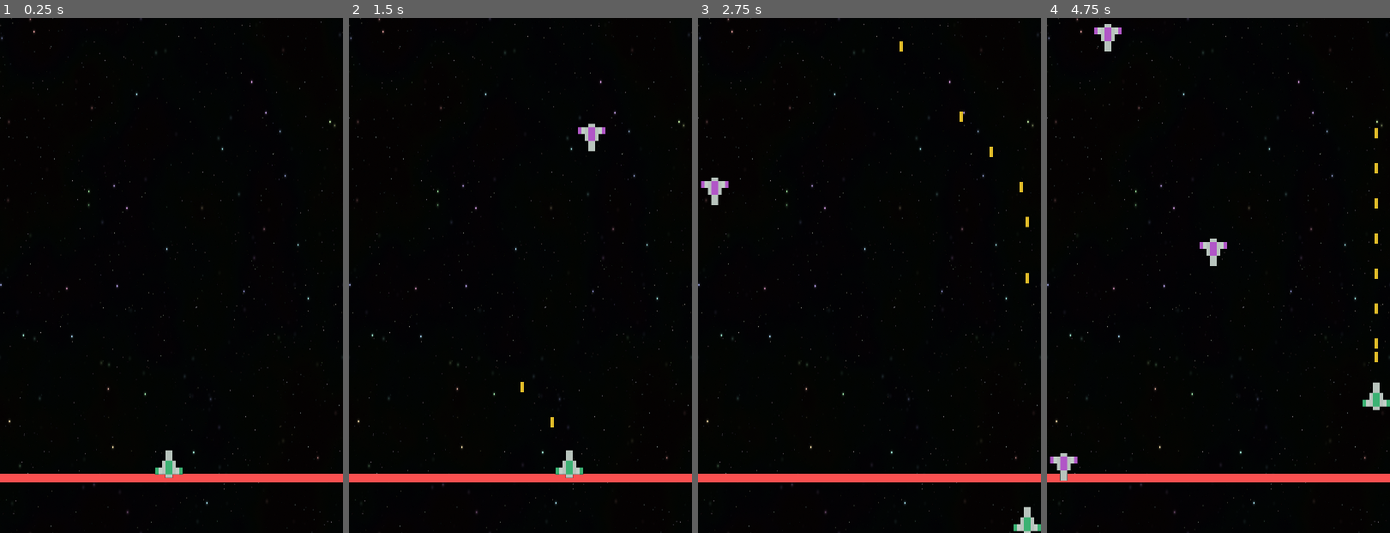
Above: before the commit, frames 1-4 (left to right).
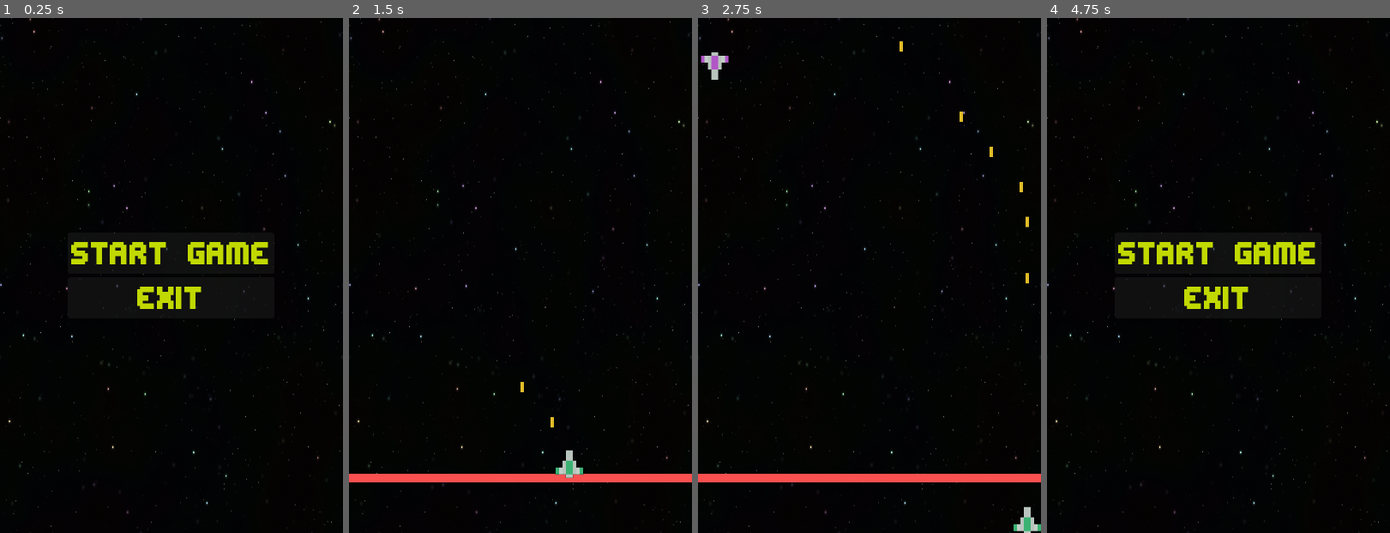
Above: after the commit, the same moments.

Repository: smuhammadkahaf/SpaceShooter
Game: Godot game, scene res://Scenes/main_menu.tscn
The game is run twice, just before and just after one commit, with the same random seed, the same clock (stepped at 60 frames per second) and the same inputs. Before the commit the project starts from res://Main.tscn.
Inputs (mouse positions are in pixels of both pictures, inside the frame that each line leads up to):
- Up to frame 1 (0.25 s): no input
- Up to frame 2 (1.5 s): click (520, 254) at 0.5 s, where only the run after the commit has a clickable "Start Game"; hold Right (right) from 1.28 s (still down); hold Space (shootFront) from 1.28 s (still down)
- Up to frame 3 (2.75 s): release Right (right) at 2.03 s; release Space (shootFront) at 2.03 s; hold Down (down) from 2.03 s (still down); tap Space (shootFront) at 2.1 s
- Up to frame 4 (4.75 s): release Down (down) at 2.78 s; hold Right (right) 2.78-3.53 s; hold Space (shootFront) 2.78-3.53 s; hold Up (up) 3.53-4.28 s; tap Space (shootFront) at 3.6 s; hold Left (left) from 4.28 s (still down); hold Space (shootFront) from 4.28 s (still down)

The runs differ from the first frame. In frame 1, 3.9% of the frame differs, in the area x 0-100%, y 41-91%; in frame 2, 0.2%; in frame 3, 0.5%; in frame 4, 4.7%, in the area x 0-100%, y 1-91%.

Commit message:
added menu

Diff:
--- a/Entities/Enemy/enemy.gd
+++ b/Entities/Enemy/enemy.gd
@@ -12,4 +12,4 @@
 
 func _baseEntry(body:Node):
 	if body.name == "base" or body.name == "playerShip":
-		get_tree().paused=true;
+		get_tree().change_scene_to_file("res://Scenes/main_menu.tscn");
--- a/Main.tscn
+++ /dev/null
@@ -1,40 +0,0 @@
-[gd_scene load_steps=7 format=3 uid="uid://d4ln7v144dpy6"]
-
-[ext_resource type="Texture2D" uid="uid://b4w4ny56ssrxh" path="res://Assets/background.png" id="1_glv2v"]
-[ext_resource type="Texture2D" uid="uid://b8edks3s6v0b8" path="res://Assets/horizontal_bar_red.png" id="2_r0du0"]
-[ext_resource type="PackedScene" uid="uid://cyhhamvmso2r5" path="res://Entities/Player/player.tscn" id="2_uu6xs"]
-[ext_resource type="PackedScene" uid="uid://oo11kg4tdvld" path="res://Entities/EnemySpawner/enemy_spawner.tscn" id="4_cm0pq"]
-[ext_resource type="Script" uid="uid://dqhi4ic1hp0iv" path="res://Entities/EnemySpawner/enemy_spawner.gd" id="5_fos0i"]
-
-[sub_resource type="SegmentShape2D" id="SegmentShape2D_fos0i"]
-a = Vector2(400, 9)
-b = Vector2(-1, 9)
-
-[node name="Main" type="Node2D"]
-
-[node name="Background" type="Sprite2D" parent="."]
-position = Vector2(200, 300)
-scale = Vector2(0.390625, 0.585938)
-texture = ExtResource("1_glv2v")
-metadata/_edit_lock_ = true
-
-[node name="HorizontalBarRed" type="Sprite2D" parent="."]
-position = Vector2(199.5, 536)
-scale = Vector2(3.08462, 1)
-texture = ExtResource("2_r0du0")
-
-[node name="Player" parent="." instance=ExtResource("2_uu6xs")]
-position = Vector2(197, 518)
-
-[node name="Bullets" type="Node" parent="."]
-
-[node name="enemy" type="Node" parent="."]
-
-[node name="enemySpawner" parent="." instance=ExtResource("4_cm0pq")]
-script = ExtResource("5_fos0i")
-
-[node name="base" type="Area2D" parent="."]
-
-[node name="CollisionShape2D" type="CollisionShape2D" parent="base"]
-position = Vector2(0, 523)
-shape = SubResource("SegmentShape2D_fos0i")
--- /dev/null
+++ b/Scenes/Main.tscn
@@ -0,0 +1,40 @@
+[gd_scene load_steps=7 format=3 uid="uid://d4ln7v144dpy6"]
+
+[ext_resource type="Texture2D" uid="uid://b4w4ny56ssrxh" path="res://Assets/background.png" id="1_pbw6q"]
+[ext_resource type="Texture2D" uid="uid://b8edks3s6v0b8" path="res://Assets/horizontal_bar_red.png" id="2_v1gob"]
+[ext_resource type="PackedScene" uid="uid://cyhhamvmso2r5" path="res://Entities/Player/player.tscn" id="3_jw32o"]
+[ext_resource type="PackedScene" uid="uid://oo11kg4tdvld" path="res://Entities/EnemySpawner/enemy_spawner.tscn" id="4_50glp"]
+[ext_resource type="Script" uid="uid://dqhi4ic1hp0iv" path="res://Entities/EnemySpawner/enemy_spawner.gd" id="5_vy5pj"]
+
+[sub_resource type="SegmentShape2D" id="SegmentShape2D_fos0i"]
+a = Vector2(400, 9)
+b = Vector2(-1, 9)
+
+[node name="Main" type="Node2D"]
+
+[node name="Background" type="Sprite2D" parent="."]
+position = Vector2(200, 300)
+scale = Vector2(0.390625, 0.585938)
+texture = ExtResource("1_pbw6q")
+metadata/_edit_lock_ = true
+
+[node name="HorizontalBarRed" type="Sprite2D" parent="."]
+position = Vector2(199.5, 536)
+scale = Vector2(3.08462, 1)
+texture = ExtResource("2_v1gob")
+
+[node name="Player" parent="." instance=ExtResource("3_jw32o")]
+position = Vector2(197, 518)
+
+[node name="Bullets" type="Node" parent="."]
+
+[node name="enemy" type="Node" parent="."]
+
+[node name="enemySpawner" parent="." instance=ExtResource("4_50glp")]
+script = ExtResource("5_vy5pj")
+
+[node name="base" type="Area2D" parent="."]
+
+[node name="CollisionShape2D" type="CollisionShape2D" parent="base"]
+position = Vector2(0, 523)
+shape = SubResource("SegmentShape2D_fos0i")
--- /dev/null
+++ b/Scenes/main_menu.gd
@@ -0,0 +1,12 @@
+extends Control
+
+func _ready():
+	pass
+
+
+func _on_start_game_pressed() :
+	get_tree().change_scene_to_file("res://Scenes/Main.tscn");
+
+
+func _on_exit_pressed():
+	get_tree().quit();
--- /dev/null
+++ b/Scenes/main_menu.tscn
@@ -0,0 +1,46 @@
+[gd_scene load_steps=4 format=3 uid="uid://qf8votey56w7"]
+
+[ext_resource type="Script" uid="uid://dxly4sjcvgt6i" path="res://Scenes/main_menu.gd" id="1_1ehe0"]
+[ext_resource type="Texture2D" uid="uid://b4w4ny56ssrxh" path="res://Assets/background.png" id="1_28flt"]
+[ext_resource type="FontFile" uid="uid://dfjaeexvs37ad" path="res://Assets/pixelArt.ttf" id="2_48xlc"]
+
+[node name="Main Menu" type="Control"]
+layout_mode = 3
+anchors_preset = 15
+anchor_right = 1.0
+anchor_bottom = 1.0
+grow_horizontal = 2
+grow_vertical = 2
+script = ExtResource("1_1ehe0")
+
+[node name="Background" type="Sprite2D" parent="."]
+position = Vector2(200, 300)
+scale = Vector2(0.390625, 0.585938)
+texture = ExtResource("1_28flt")
+
+[node name="CenterContainer" type="CenterContainer" parent="."]
+layout_mode = 0
+offset_right = 400.0
+offset_bottom = 600.0
+
+[node name="VBoxContainer" type="VBoxContainer" parent="CenterContainer"]
+layout_mode = 2
+
+[node name="Start Game" type="Button" parent="CenterContainer/VBoxContainer"]
+layout_mode = 2
+theme_override_colors/font_hover_color = Color(1, 1, 1, 1)
+theme_override_colors/font_color = Color(0.756863, 0.85098, 0, 1)
+theme_override_fonts/font = ExtResource("2_48xlc")
+theme_override_font_sizes/font_size = 45
+text = "Start Game"
+
+[node name="Exit" type="Button" parent="CenterContainer/VBoxContainer"]
+layout_mode = 2
+theme_override_colors/font_hover_color = Color(1, 1, 1, 1)
+theme_override_colors/font_color = Color(0.756863, 0.85098, 0, 1)
+theme_override_fonts/font = ExtResource("2_48xlc")
+theme_override_font_sizes/font_size = 45
+text = "Exit"
+
+[connection signal="pressed" from="CenterContainer/VBoxContainer/Start Game" to="." method="_on_start_game_pressed"]
+[connection signal="pressed" from="CenterContainer/VBoxContainer/Exit" to="." method="_on_exit_pressed"]
--- a/icon.svg
+++ /dev/null
@@ -1 +0,0 @@
-<svg xmlns="http://www.w3.org/2000/svg" width="128" height="128"><rect width="124" height="124" x="2" y="2" fill="#363d52" stroke="#212532" stroke-width="4" rx="14"/><g fill="#fff" transform="translate(12.322 12.322)scale(.101)"><path d="M105 673v33q407 354 814 0v-33z"/><path fill="#478cbf" d="m105 673 152 14q12 1 15 14l4 67 132 10 8-61q2-11 15-15h162q13 4 15 15l8 61 132-10 4-67q3-13 15-14l152-14V427q30-39 56-81-35-59-83-108-43 20-82 47-40-37-88-64 7-51 8-102-59-28-123-42-26 43-46 89-49-7-98 0-20-46-46-89-64 14-123 42 1 51 8 102-48 27-88 64-39-27-82-47-48 49-83 108 26 42 56 81zm0 33v39c0 276 813 276 814 0v-39l-134 12-5 69q-2 10-14 13l-162 11q-12 0-16-11l-10-65H446l-10 65q-4 11-16 11l-162-11q-12-3-14-13l-5-69z"/><path d="M483 600c0 34 58 34 58 0v-86c0-34-58-34-58 0z"/><circle cx="725" cy="526" r="90"/><circle cx="299" cy="526" r="90"/></g><g fill="#414042" transform="translate(12.322 12.322)scale(.101)"><circle cx="307" cy="532" r="60"/><circle cx="717" cy="532" r="60"/></g></svg>
--- a/project.godot
+++ b/project.godot
@@ -11,9 +11,8 @@
 [application]
 
 config/name="SpaceShooter_new"
-run/main_scene="uid://d4ln7v144dpy6"
+run/main_scene="uid://qf8votey56w7"
 config/features=PackedStringArray("4.4", "GL Compatibility")
-config/icon="res://icon.svg"
 
 [display]
 
Binary file added: Assets/pixelArt.ttf
Not shown, added: Assets/pixelArt.ttf.import
Not shown, added: Scenes/main_menu.gd.uid
Not shown, added: export_presets.cfg
Not shown, removed: icon.svg.import
